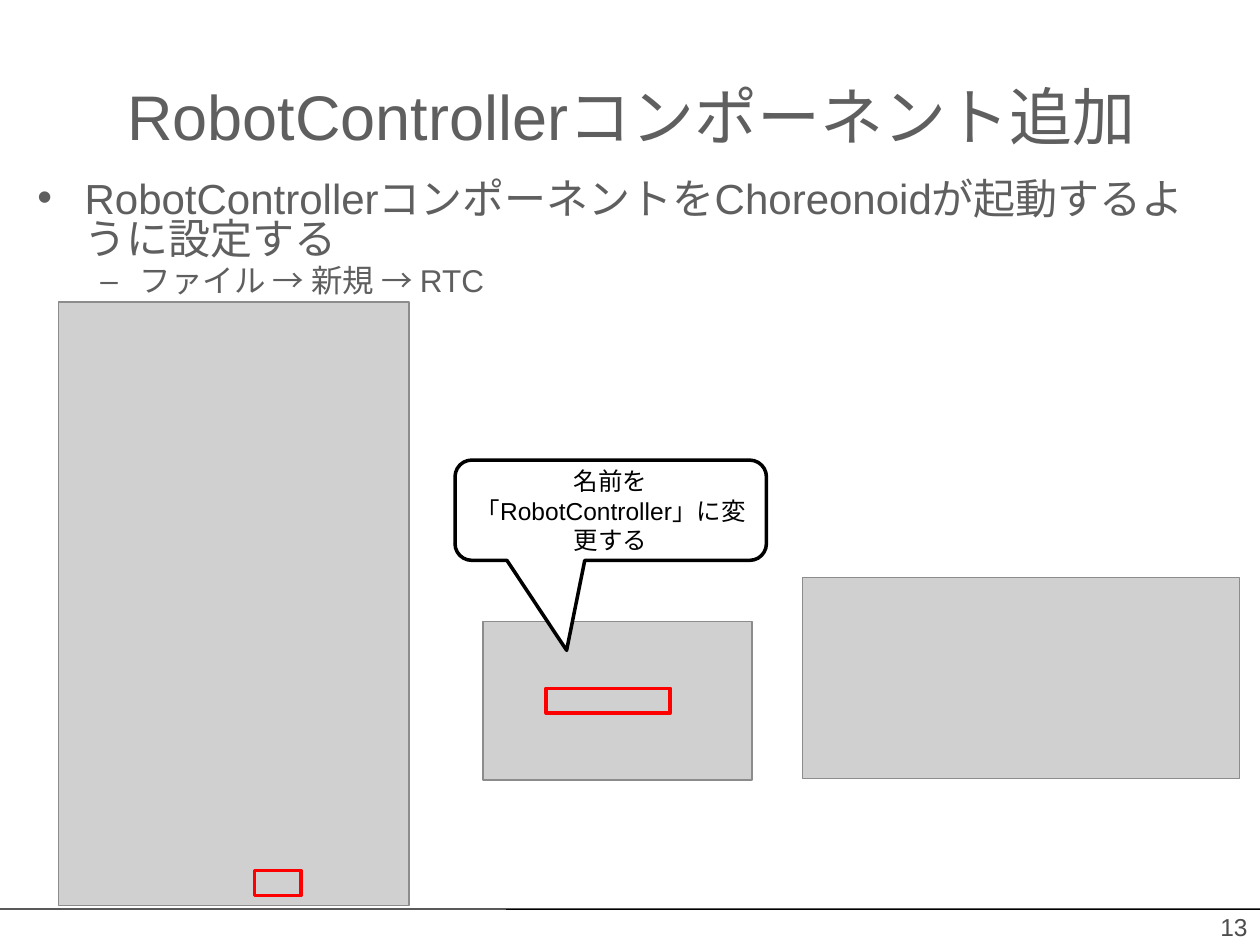
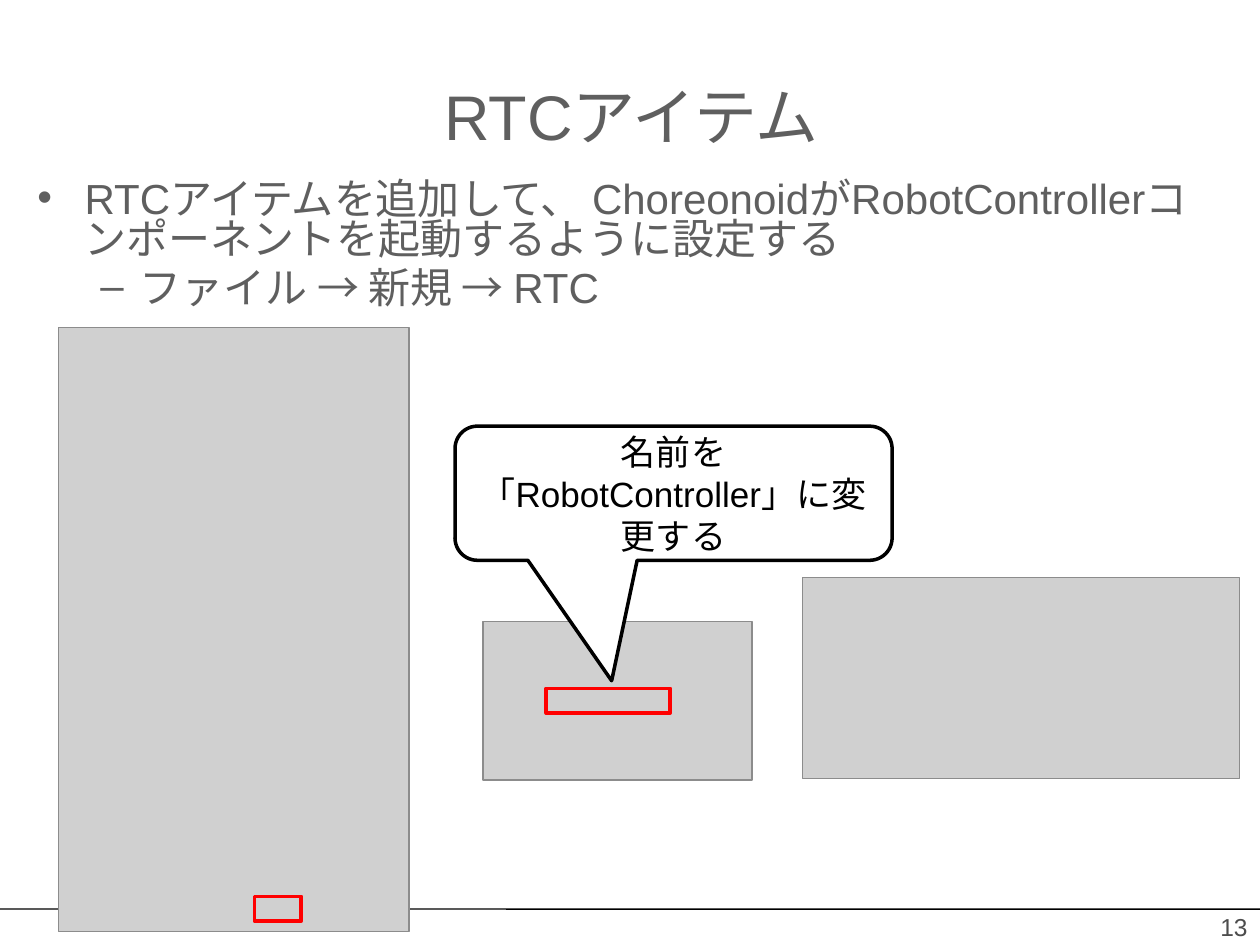
Before and after one commit to OpenRTM/RTM_Tutorial, a slide deck: slide 13 of ppt/Choreonoid入門.pptx. Drawn at 1260x945 pixels with LibreOffice and Linux fonts; fonts in the diff are those of the drawing; grey boxes stand for pictures; background and template pictures are left out. Boxes give left, top, right and bottom in pixels: in the first picture for what was removed or moved away, otherwise in the second. Text is boxed around its words. In the diff, an @@ line names an element or a change of style, - is before the commit and + after.

```diff
--- a/ppt/Choreonoid入門.pptx
+++ b/ppt/Choreonoid入門.pptx
@@ title at (444,91,818,143): text changed @@
-RobotControllerコンポーネント追加
+RTCアイテム
@@ text at (85,180,583,222): text changed @@
-• RobotControllerコンポーネントをChoreonoidが起動するように設定する
+• RTCアイテムを追加して、 ChoreonoidがRobotControllerコンポーネントを起動するように設定する
@@ text at (140,268,599,307): size 18 to 24 pt in "ファイル → 新規 → RTC"; more space between paragraphs @@
@@ picture: place and size @@
-picture at (58,302,408,906)
+picture at (58,328,408,931)
@@ rounded speech box "名前を「RobotController」に変更する": place and size @@
-rounded speech box "名前を「RobotController」に変更する" at (455,460,766,561)
+rounded speech box "名前を「RobotController」に変更する" at (455,426,892,559)
@@ rounded speech box "名前を「RobotController」に変更する" at (455,426,892,559): size 14 to 20 pt @@
@@ rectangle: place and size @@
-rectangle at (255,871,301,896)
+rectangle at (255,896,301,921)
```
Also in this commit, not shown: 15 other slides changed, 32 other files.
